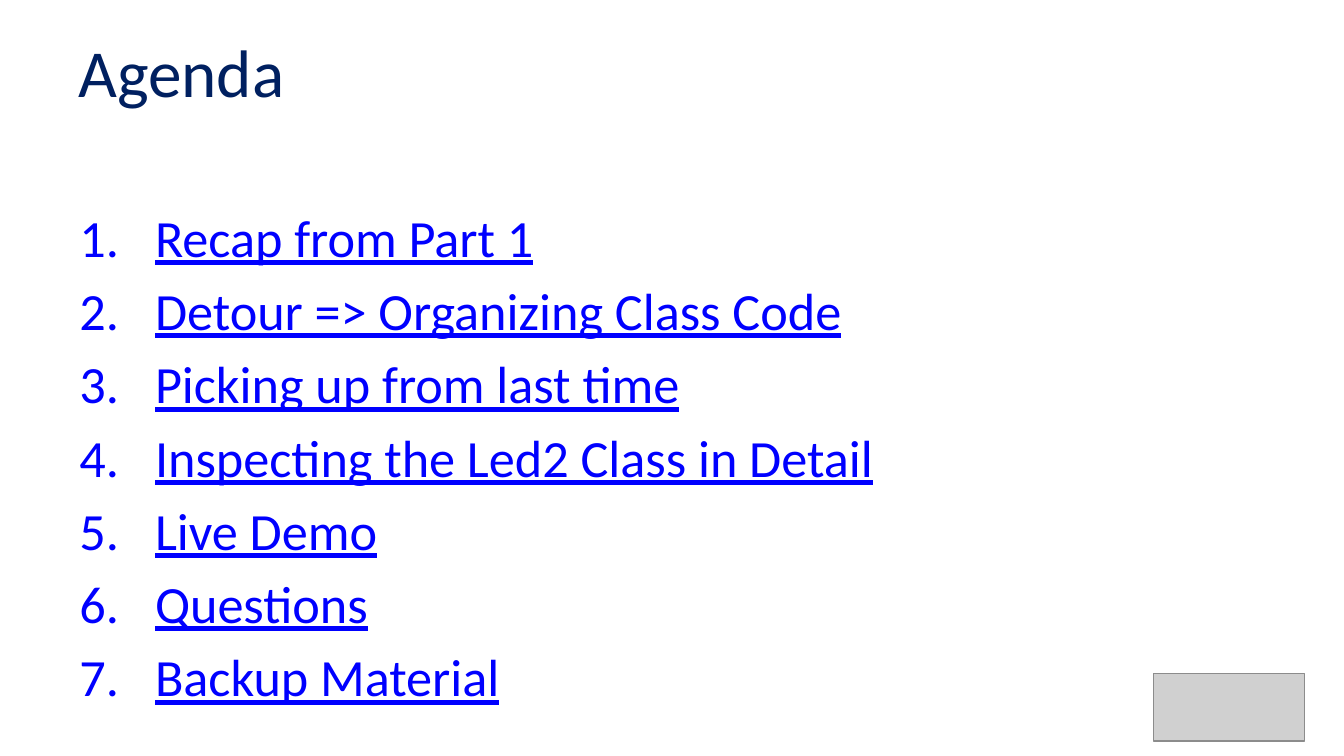
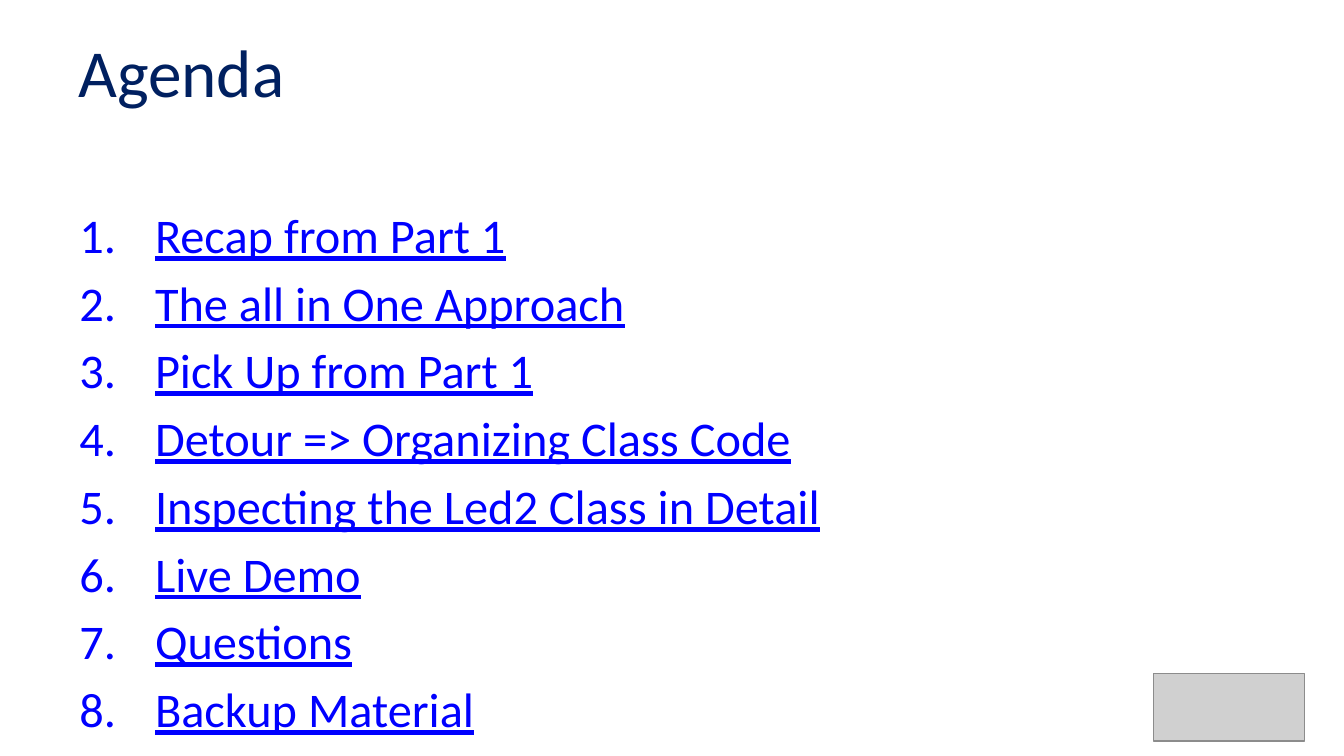
Before and after one commit to Alan-Lomax/MERG-SIG-Presentations, a slide deck: slide 4 of Introduction to Class Programming Part 2.pptx. Drawn at 1344x756 pixels with LibreOffice and Linux fonts; fonts in the diff are those of the drawing; grey boxes stand for pictures; background and template pictures are left out. Boxes give left, top, right and bottom in pixels: in the first picture for what was removed or moved away, otherwise in the second. Text is boxed around its words. In the diff, an @@ line names an element or a change of style, - is before the commit and + after.

```diff
--- a/Introduction to Class Programming Part 2.pptx
+++ b/Introduction to Class Programming Part 2.pptx
@@ text at (155, 220, 820, 667): size 28 to 25.9 pt in "Recap from Part 1", "Detour => Organizing Class Code", "Inspecting the Led2 Class in Detail", "Live Demo" and 2 more places @@
@@ text at (155, 287, 624, 396): paragraphs added @@
+2. The all in One Approach
+3. Pick Up from Part 1
@@ text at (155, 366, 680, 412): paragraph removed @@
-3. Picking up from last time
```
Also in this commit, not shown: 18 other slides changed, 7 slides added, 1 other file.
